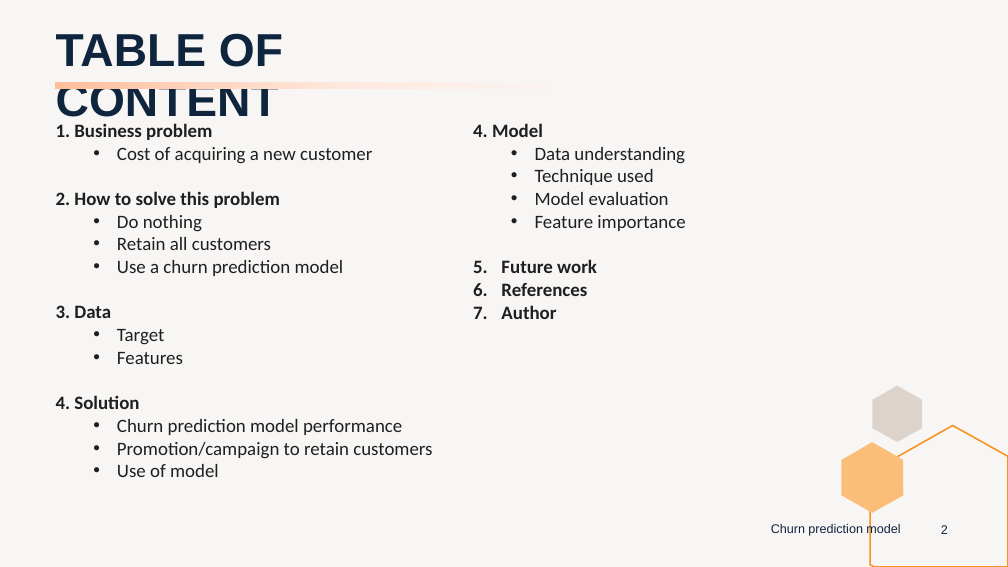
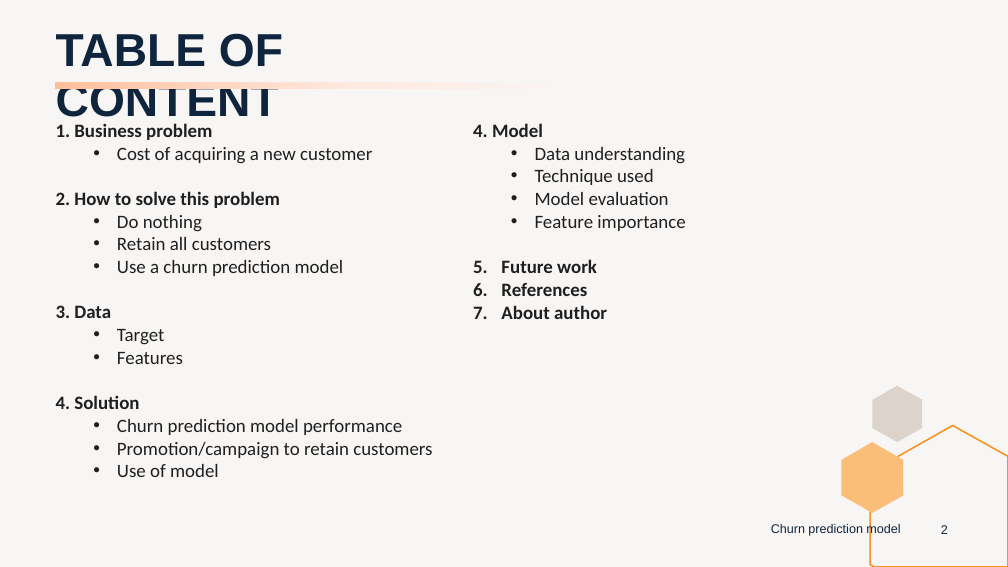
Before and after one commit to peerapat-t/telco_churn_prediction_model, a slide deck: slide 2 of Telco churn prediction model presentation.pptx. Drawn at 1008x567 pixels with LibreOffice and Linux fonts; fonts in the diff are those of the drawing. Boxes give left, top, right and bottom in pixels: in the first picture for what was removed or moved away, otherwise in the second. Text is boxed around its words. In the diff, an @@ line names an element or a change of style, - is before the commit and + after.

```diff
--- a/Telco churn prediction model presentation.pptx
+++ b/Telco churn prediction model presentation.pptx
@@ text at (501,305,607,319): text changed @@
-7. Author
+7. About author
```
Also in this commit, not shown: 2 other slides changed, 1 other file.
